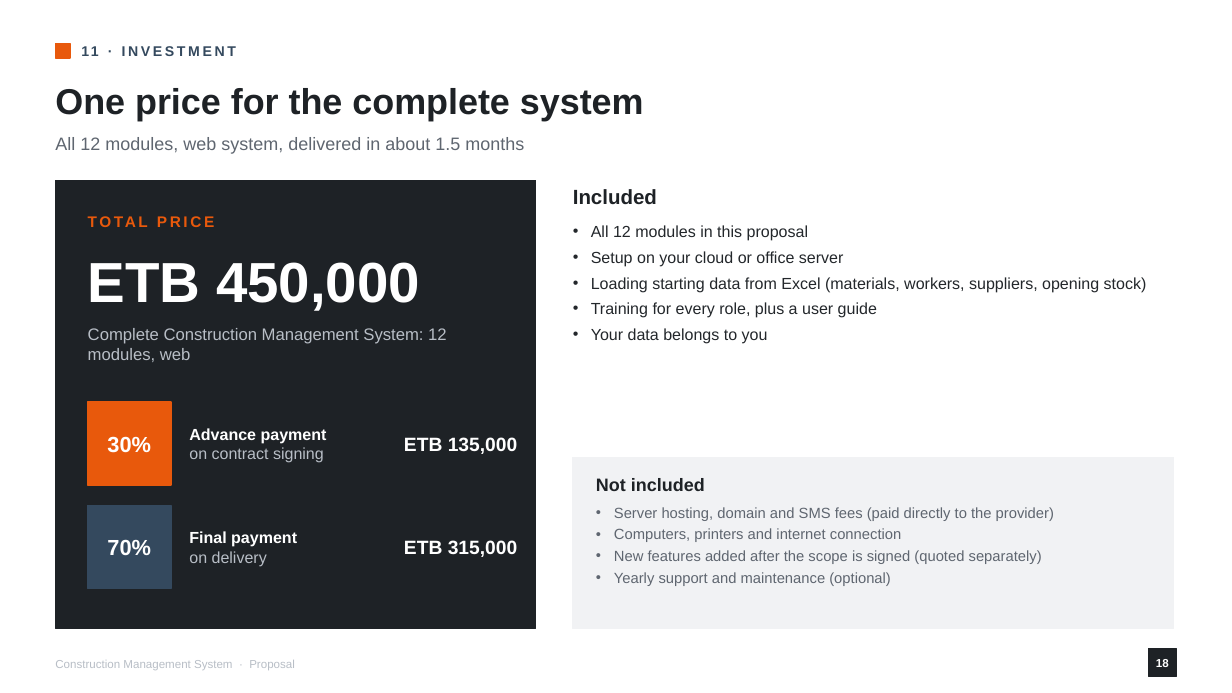
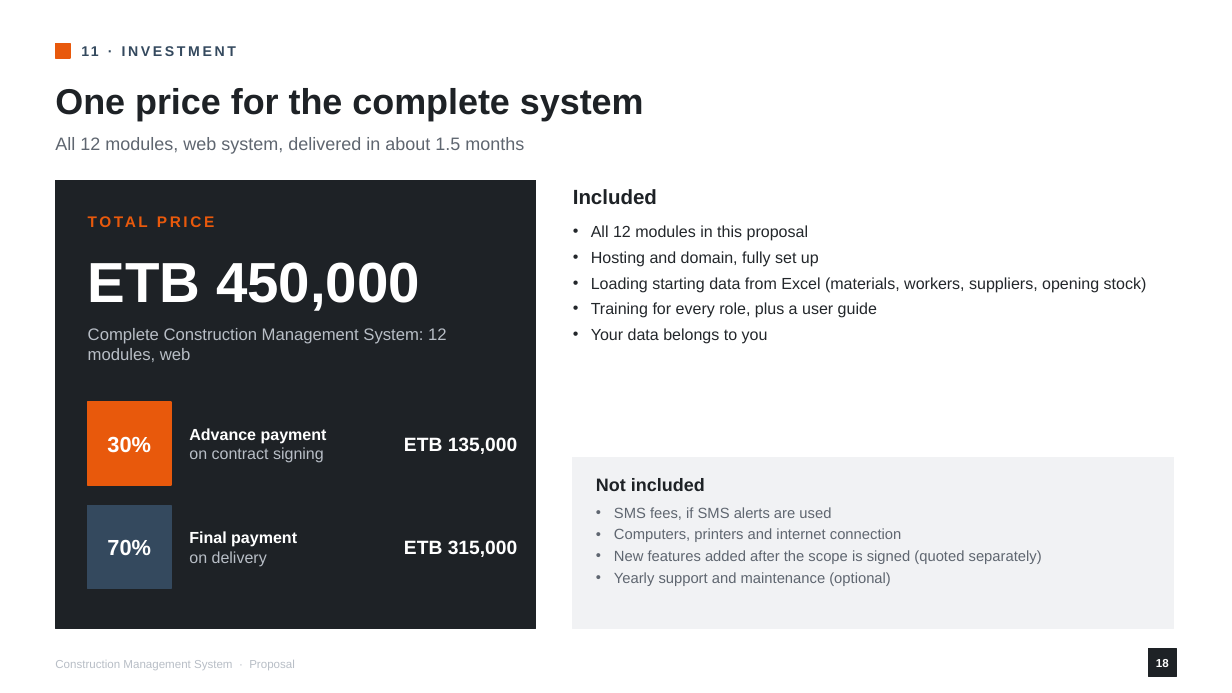
Before and after one commit to Abakas-Tech/ems-client, a slide deck: slide 18 of docs/proposals/Construction_Management_System_Proposal.pptx. Drawn at 1232x693 pixels with LibreOffice and Linux fonts; fonts in the diff are those of the drawing. Boxes give left, top, right and bottom in pixels: in the first picture for what was removed or moved away, otherwise in the second. Text is boxed around its words. In the diff, an @@ line names an element or a change of style, - is before the commit and + after.

```diff
--- a/docs/proposals/Construction_Management_System_Proposal.pptx
+++ b/docs/proposals/Construction_Management_System_Proposal.pptx
@@ text at (x1=591, y1=251, x2=819, y2=267): text changed @@
-• Setup on your cloud or office server
+• Hosting and domain, fully set up
@@ text at (x1=614, y1=507, x2=831, y2=520): text changed @@
-• Server hosting, domain and SMS fees (paid directly to the provider)
+• SMS fees, if SMS alerts are used
```
Also in this commit, not shown: 1 other slide changed, 1 other file.
